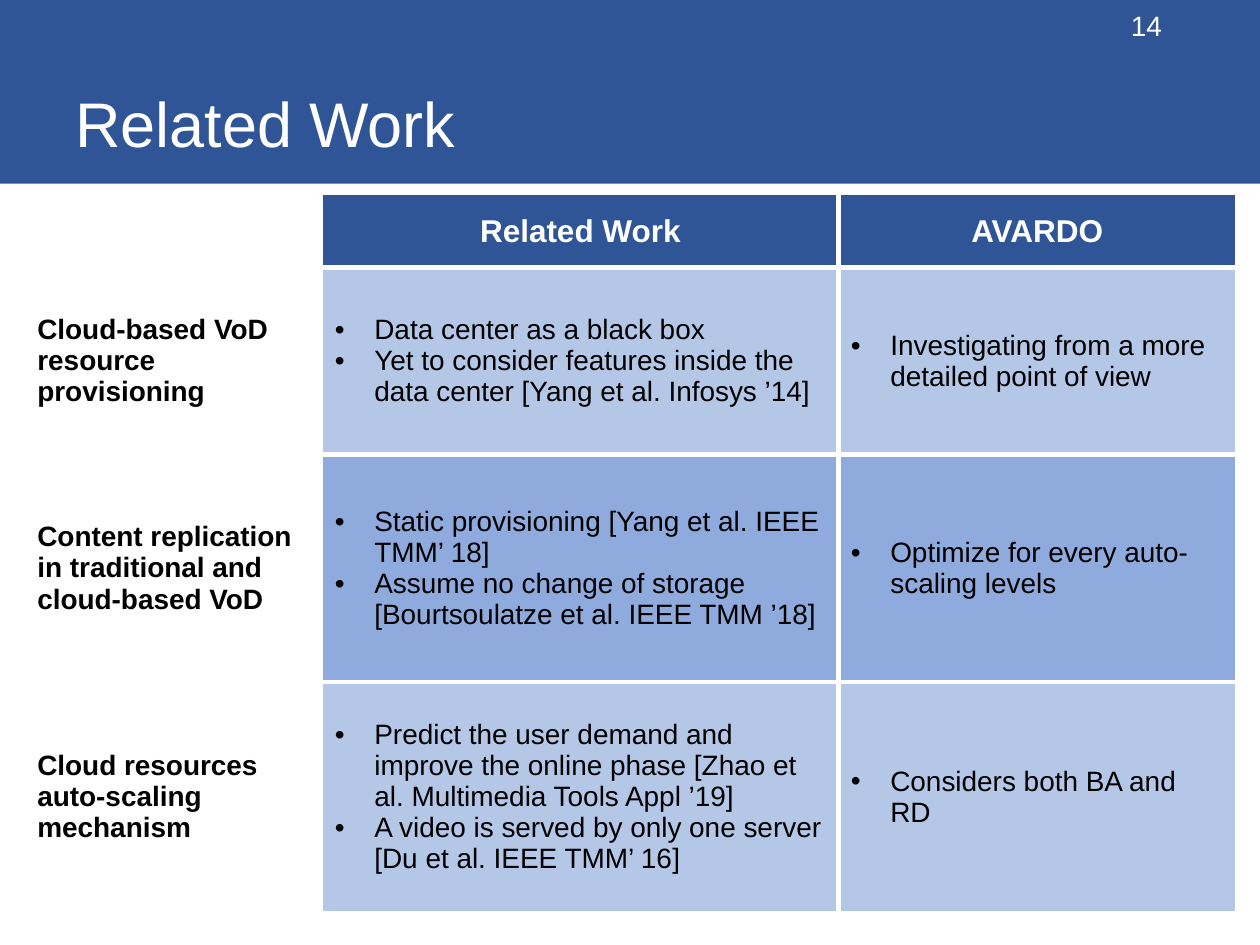
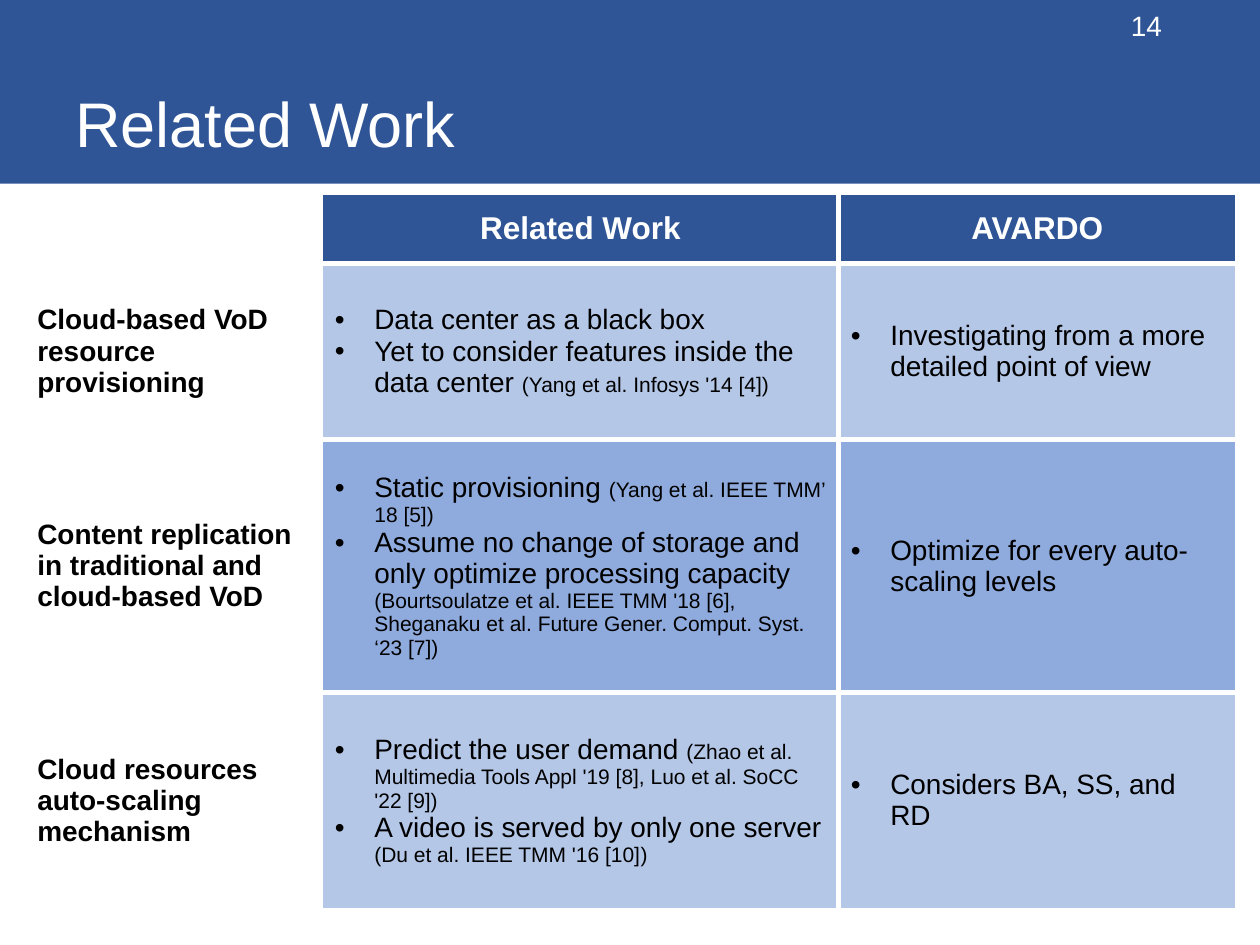
Before and after one commit to changzhangyu/changzhangyu.github.io, a slide deck: slide 14 of files/thesis/thesis.pptx. Drawn at 1260x945 pixels with LibreOffice and Linux fonts; fonts in the diff are those of the drawing. Boxes give left, top, right and bottom in pixels: in the first picture for what was removed or moved away, otherwise in the second. Text is boxed around its words. In the diff, an @@ line names an element or a change of style, - is before the commit and + after.

```diff
--- a/files/thesis/thesis.pptx
+++ b/files/thesis/thesis.pptx
@@ table at [25,195,1236,910] @@
-row 2, column 2: Data center as a black box / Yet to consider features inside the data center [Yang et al. Infosys ’14]
+row 2, column 2: Data center as a black box / Yet to consider features inside the data center (Yang et al. Infosys '14 [4])
-row 3, column 2: Static provisioning [Yang et al. IEEE TMM’ 18] / Assume no change of storage [Bourtsoulatze et al. IEEE TMM ’18]
+row 3, column 2: Static provisioning (Yang et al. IEEE TMM’ 18 [5]) / Assume no change of storage and only optimize processing capacity (Bourtsoulatze et al. IEEE TMM '18 [6], Sheganaku et al. Future Gener. Comput. Syst. ‘23 [7])
-row 4, column 2: Predict the user demand and improve the online phase [Zhao et al. Multimedia Tools Appl ’19] / A video is served by only one server [Du et al. IEEE TMM’ 16]
+row 4, column 2: Predict the user demand (Zhao et al. Multimedia Tools Appl '19 [8], Luo et al. SoCC '22 [9]) / A video is served by only one server (Du et al. IEEE TMM '16 [10])
-row 4, column 3: Considers both BA and RD
+row 4, column 3: Considers BA, SS, and RD
```
Also in this commit, not shown: 29 other slides changed, 7 slides added, 1 slide removed, 1 other file.
